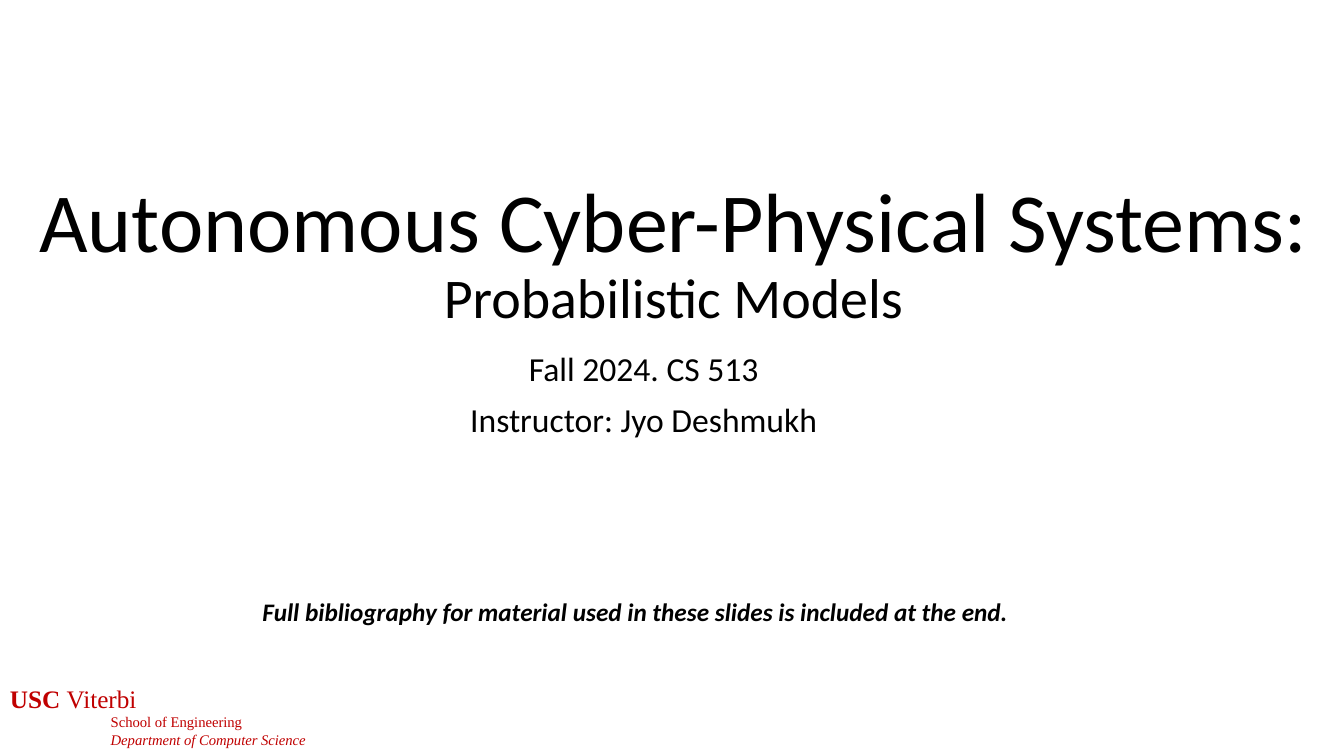
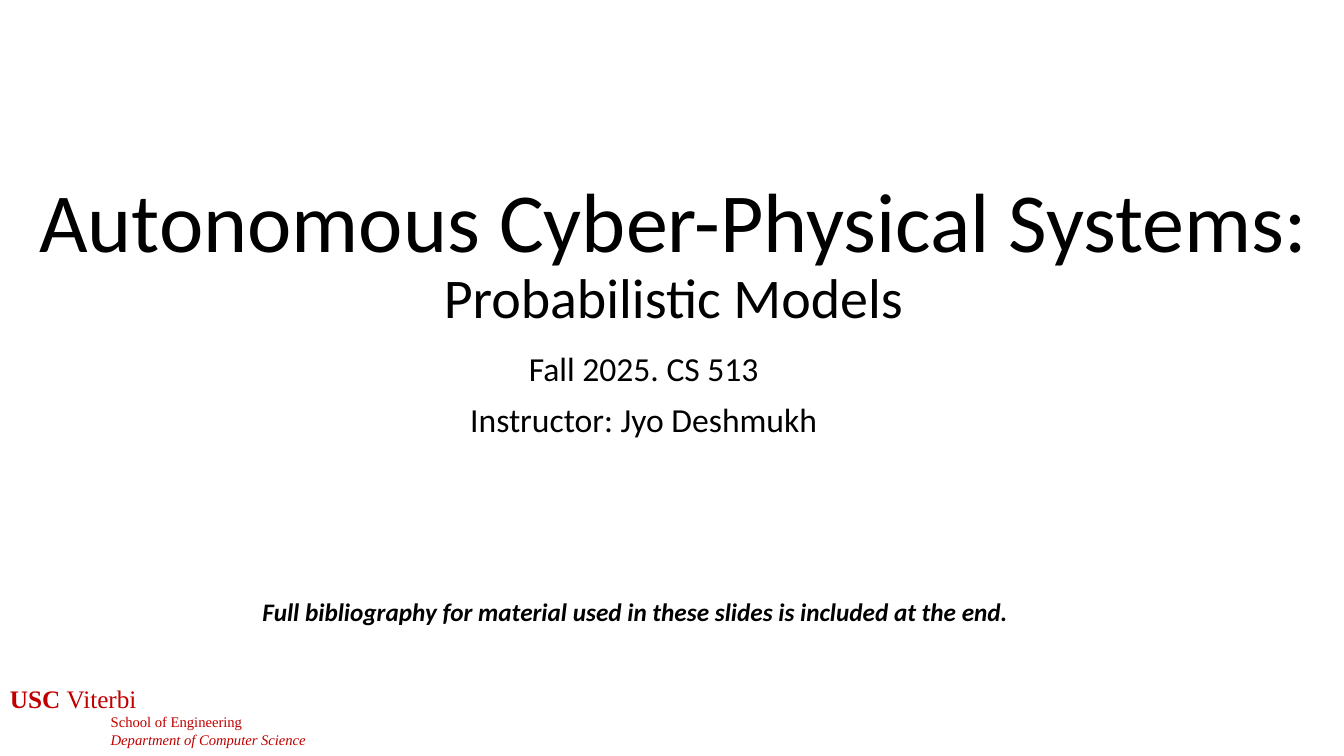
Before and after one commit to jdeshmukh/jdeshmukh.github.io, a slide deck: slide 1 of teaching/cs513-autocps-fall-2025/slides/ProbabilisticModels.pptx. Drawn at 1344x756 pixels with LibreOffice and Linux fonts; fonts in the diff are those of the drawing. Boxes give left, top, right and bottom in pixels: in the first picture for what was removed or moved away, otherwise in the second. Text is boxed around its words. In the diff, an @@ line names an element or a change of style, - is before the commit and + after.

Commit message:
stuff

```diff
--- a/teaching/cs513-autocps-fall-2025/slides/ProbabilisticModels.pptx
+++ b/teaching/cs513-autocps-fall-2025/slides/ProbabilisticModels.pptx
@@ subtitle at (x1=529, y1=357, x2=758, y2=382): text changed @@
-Fall 2024. CS 513
+Fall 2025. CS 513
```
Also in this commit, not shown: 2 other slides changed, 8 slides added, 1 slide removed.
